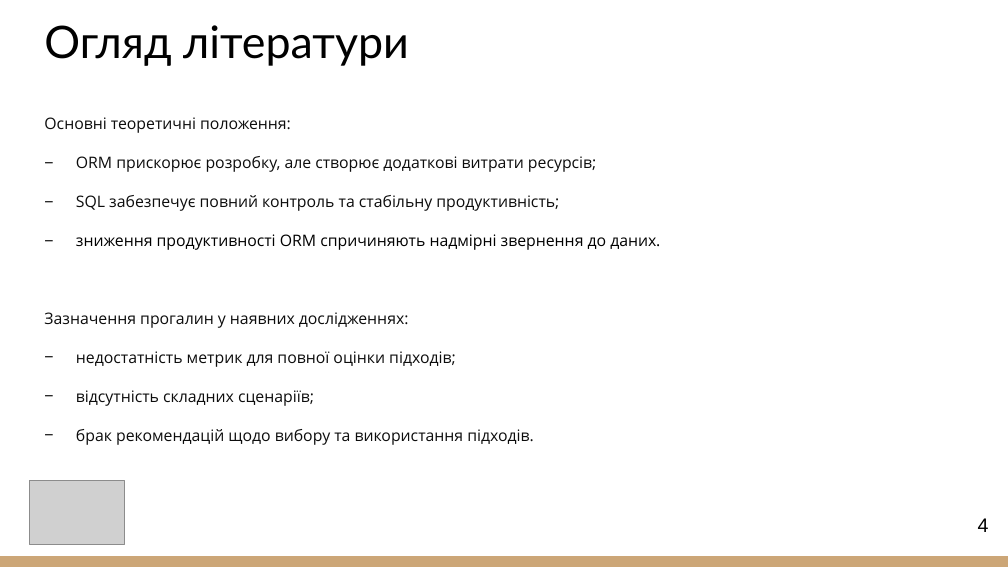
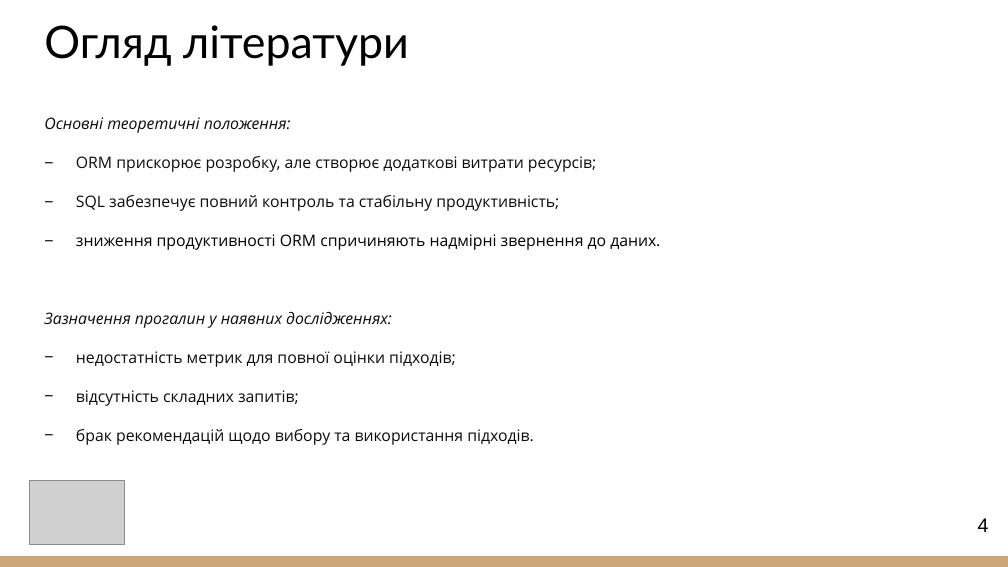
Before and after one commit to yahn1ukov/go-orm-sql-efficiency, a slide deck: slide 4 of 2025_М_ПІ_ІПЗм-23-2_Ягнюков_А_Ю.pptx. Drawn at 1008x567 pixels with LibreOffice and Linux fonts; fonts in the diff are those of the drawing; grey boxes stand for pictures. Boxes give left, top, right and bottom in pixels: in the first picture for what was removed or moved away, otherwise in the second. Text is boxed around its words. In the diff, an @@ line names an element or a change of style, - is before the commit and + after.

```diff
--- a/2025_М_ПІ_ІПЗм-23-2_Ягнюков_А_Ю.pptx
+++ b/2025_М_ПІ_ІПЗм-23-2_Ягнюков_А_Ю.pptx
@@ text at bbox=[44, 117, 392, 328]: italic on in "Основні теоретичні положення:", "Зазначення прогалин у наявних дослідженнях:" @@
@@ text at bbox=[76, 390, 299, 406]: text changed @@
-− відсутність складних сценаріїв;
+− відсутність складних запитів;
```
Also in this commit, not shown: 11 other slides changed.
